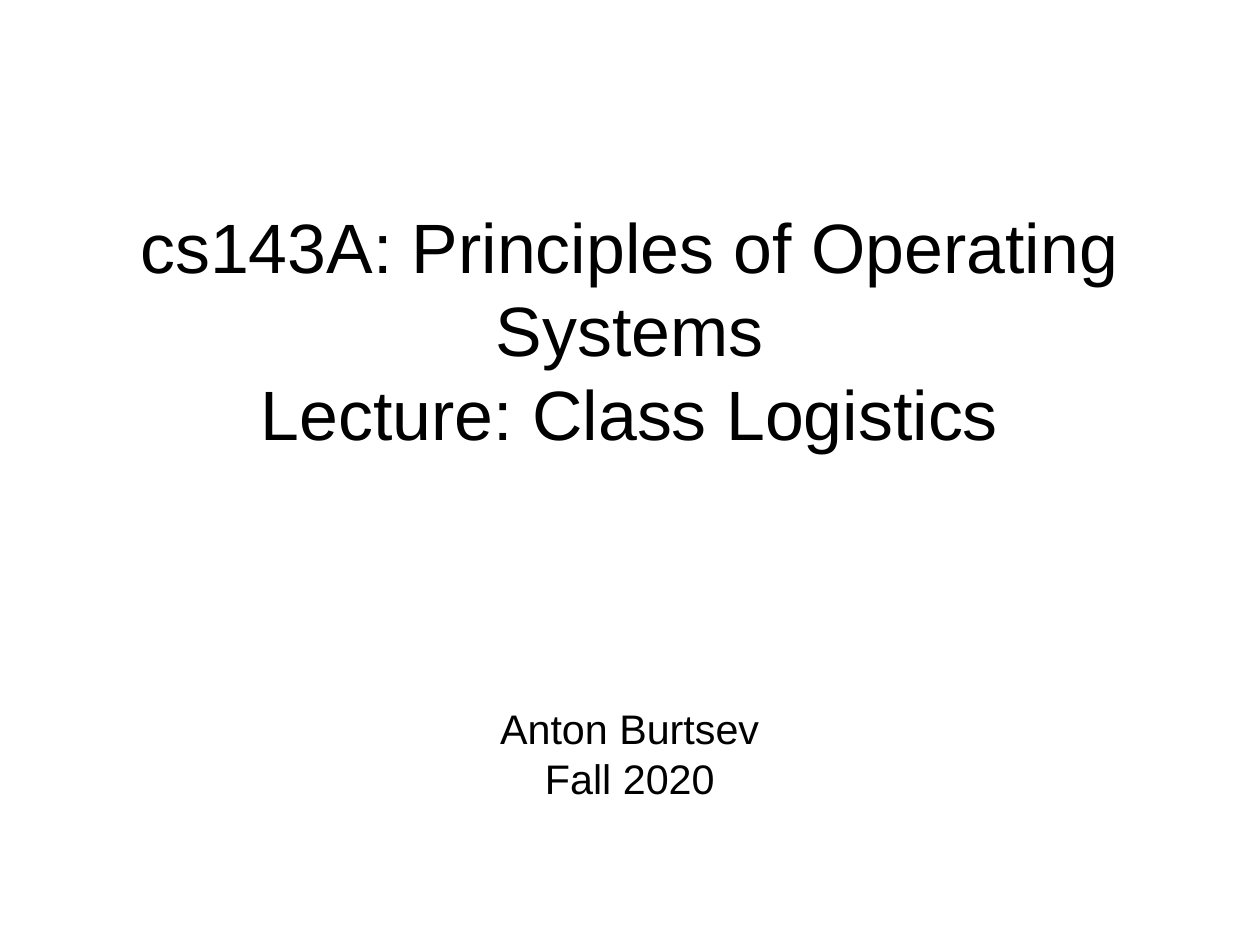
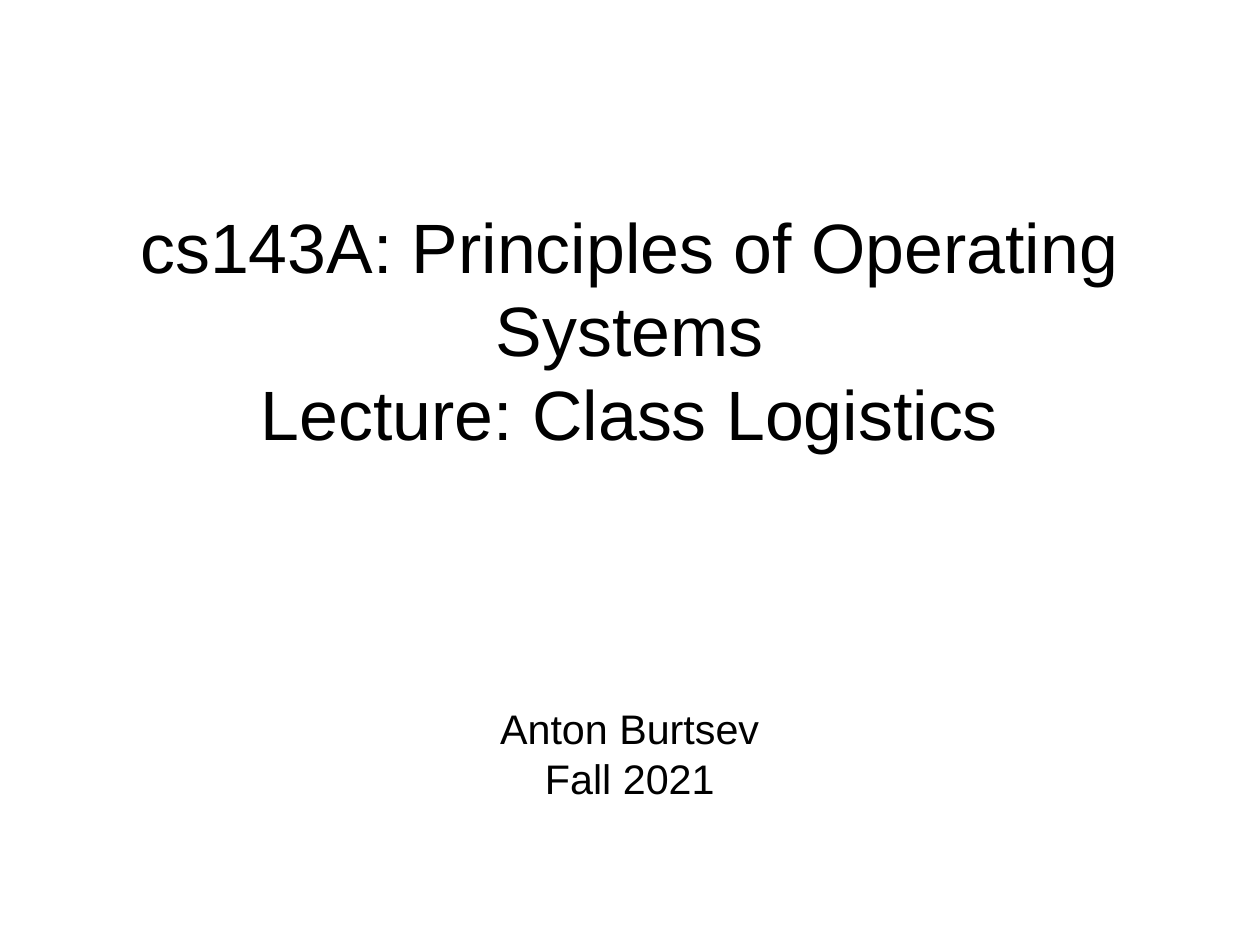
Before and after one commit to antonburtsev/cs5460, a slide deck: slide 1 of lectures/lecture00-logistics/lecture00-logistics.odp. Drawn at 1260x945 pixels with LibreOffice and Linux fonts; fonts in the diff are those of the drawing. Boxes give left, top, right and bottom in pixels: in the first picture for what was removed or moved away, otherwise in the second. Text is boxed around its words. In the diff, an @@ line names an element or a change of style, - is before the commit and + after.

Commit message:
Lecture 00 and 01 -- Intro and Logistics

```diff
--- a/lectures/lecture00-logistics/lecture00-logistics.odp
+++ b/lectures/lecture00-logistics/lecture00-logistics.odp
@@ subtitle at [545,764,715,795]: text changed @@
-Fall 2020
+Fall 2021
```
Also in this commit, not shown: 4 other slides changed, 1 slide removed, 3 other files.
